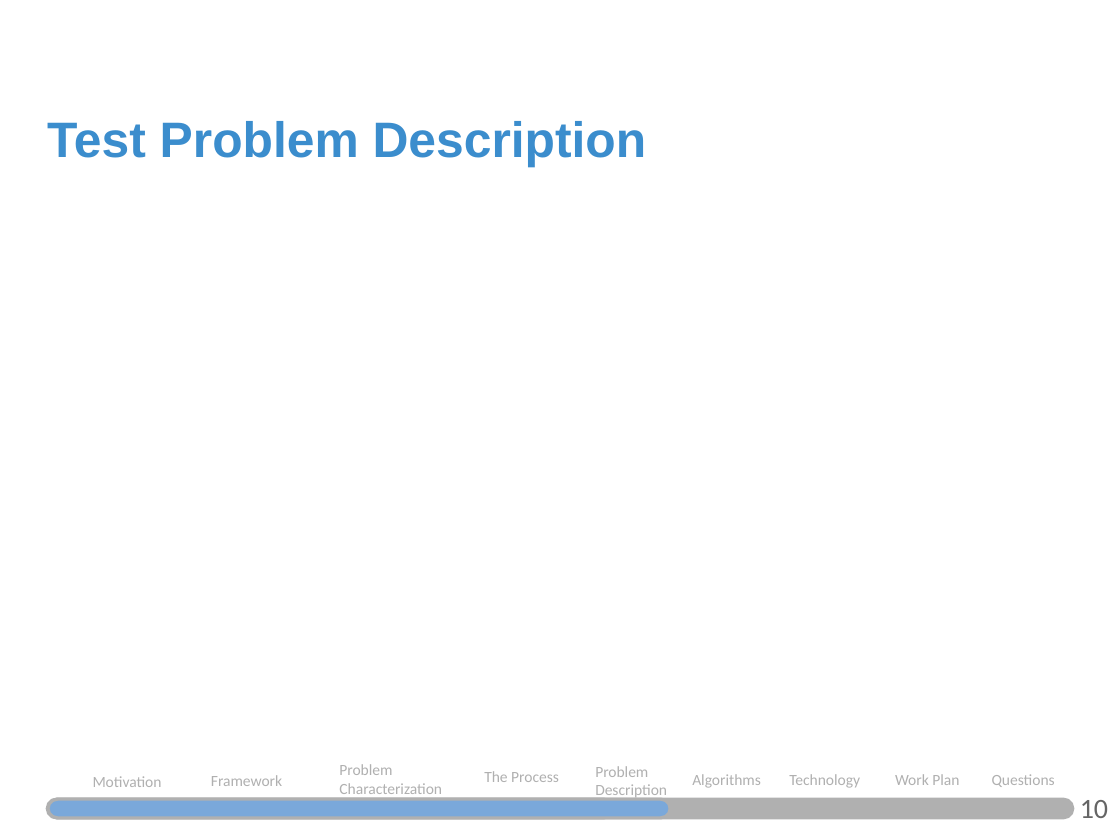
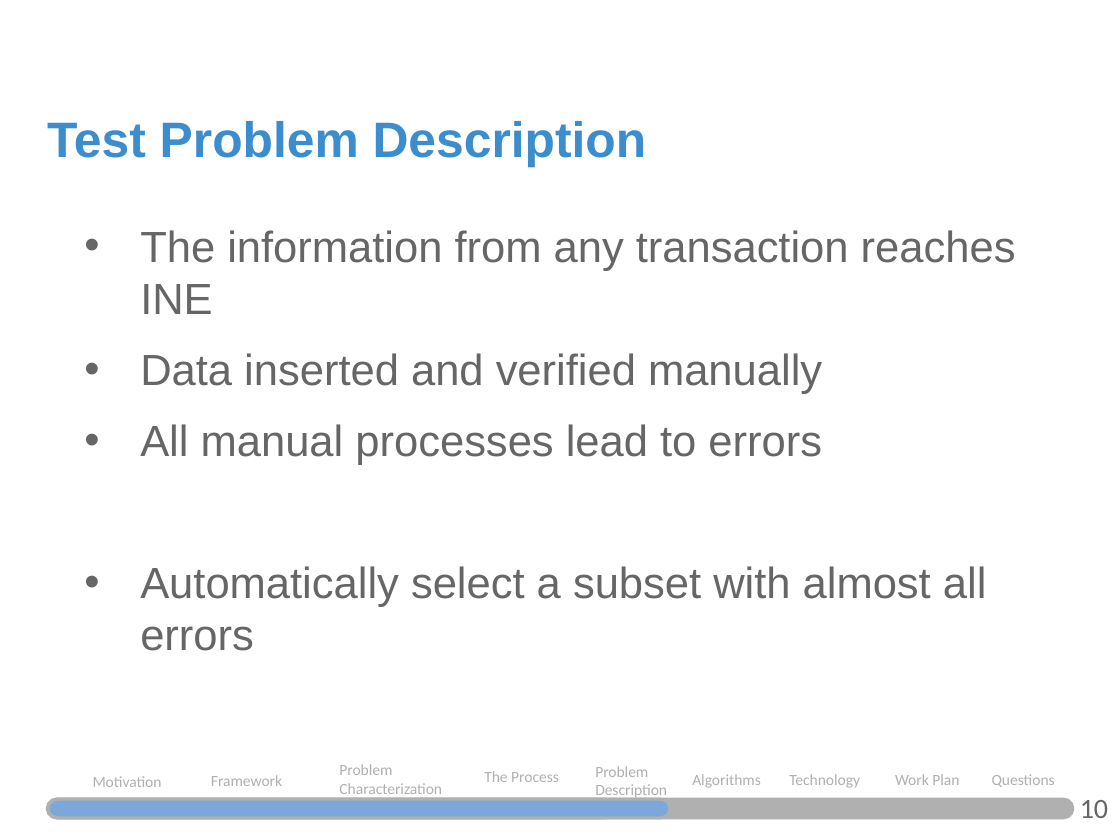
Before and after one commit to JosePedroMarques/DMMarket, a slide deck: slide 11 of SSIM-Intermediate.pptx. Drawn at 1120x840 pixels with LibreOffice and Linux fonts; fonts in the diff are those of the drawing. Boxes give left, top, right and bottom in pixels: in the first picture for what was removed or moved away, otherwise in the second. Text is boxed around its words. In the diff, an @@ line names an element or a change of style, - is before the commit and + after.

```diff
--- a/SSIM-Intermediate.pptx
+++ b/SSIM-Intermediate.pptx
@@ text added at box(140, 230, 1016, 651), 28 pt, text #666666 @@
+• The information from any transaction reaches INE
+• Data inserted and verified manually
+• All manual processes lead to errors
+• Automatically select a subset with almost all errors
```
Also in this commit, not shown: 1 other file.
